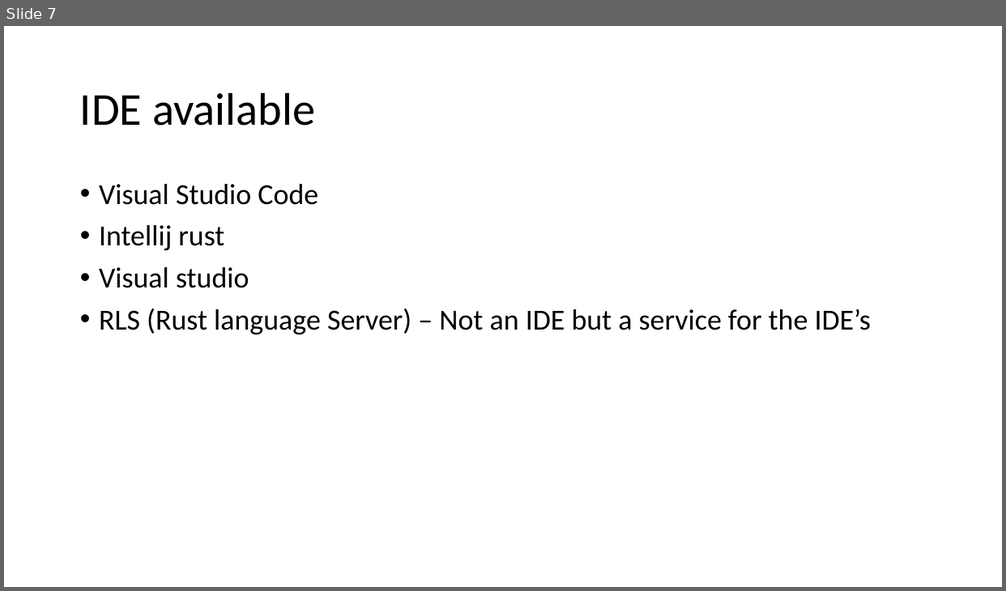
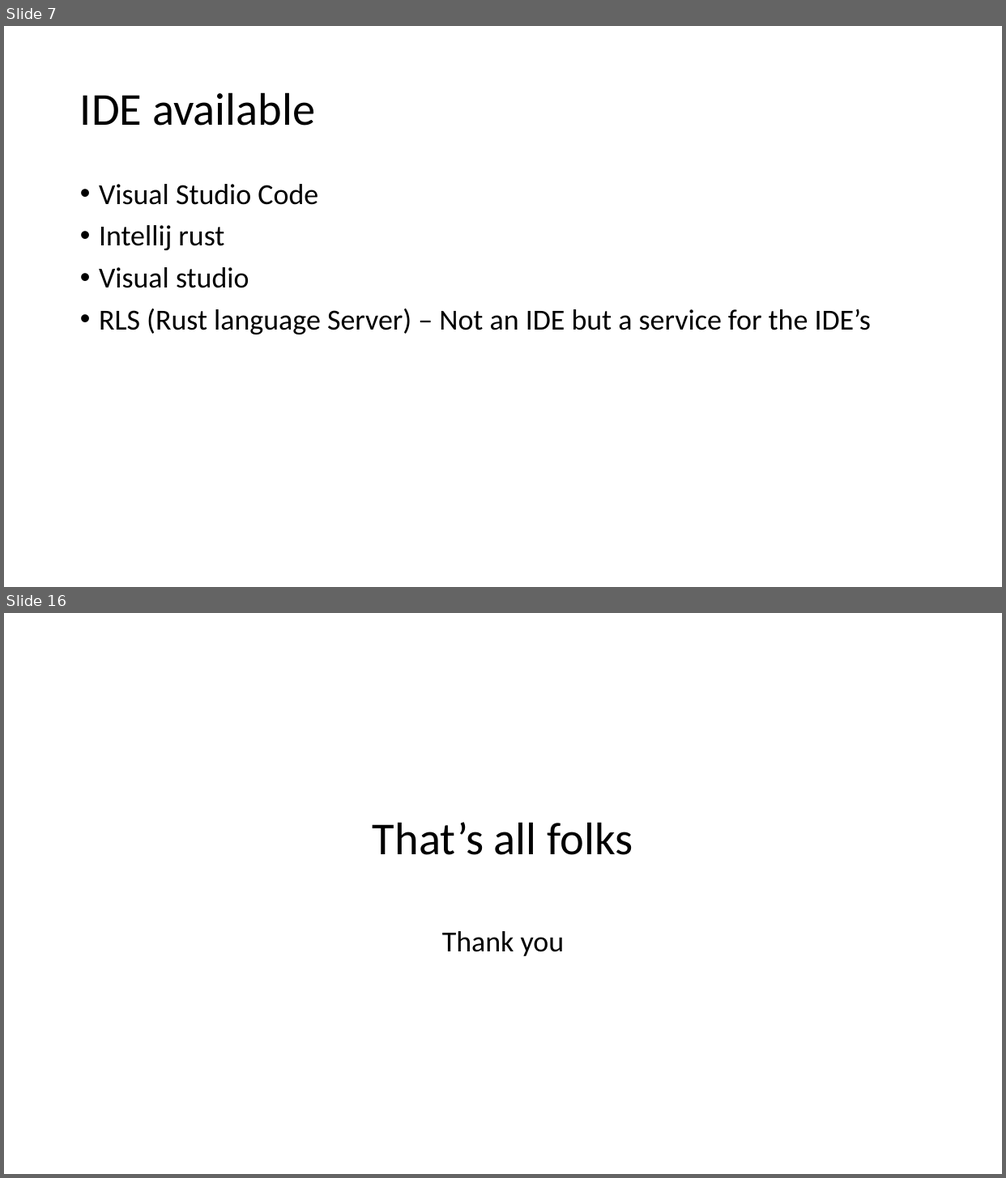
Before and after one commit to sherry-ummen/RustMeetup, a slide deck: Meetup03022017/RustIntroduction-FinlandMeetup.pptx. Shown one above the other, each under a label of ours: slide 7 before the commit, slides 7 and 16 after it; the slides between them are not shown. The pictures are 1006x591 and 1006x1178 pixels, drawn with LibreOffice and Linux fonts; fonts in the diff are those of the drawing. Boxes give left, top, right and bottom in pixels: in the first picture for what was removed or moved away, otherwise in the second. Text is boxed around its words. In the diff, an @@ line names an element or a change of style, - is before the commit and + after.

```diff
--- a/Meetup03022017/RustIntroduction-FinlandMeetup.pptx
+++ b/Meetup03022017/RustIntroduction-FinlandMeetup.pptx
@@ slide 16 added at (4, 613, 1002, 1174), background #FFFFFF @@
@@ title added at (373, 822, 633, 855), 44 pt, text #000000 @@
+That’s all folks
@@ text added at (442, 931, 565, 956), 28 pt, text #000000 @@
+Thank you
```
Also in this commit, not shown: 3 slides changed, 7 other slides added.
